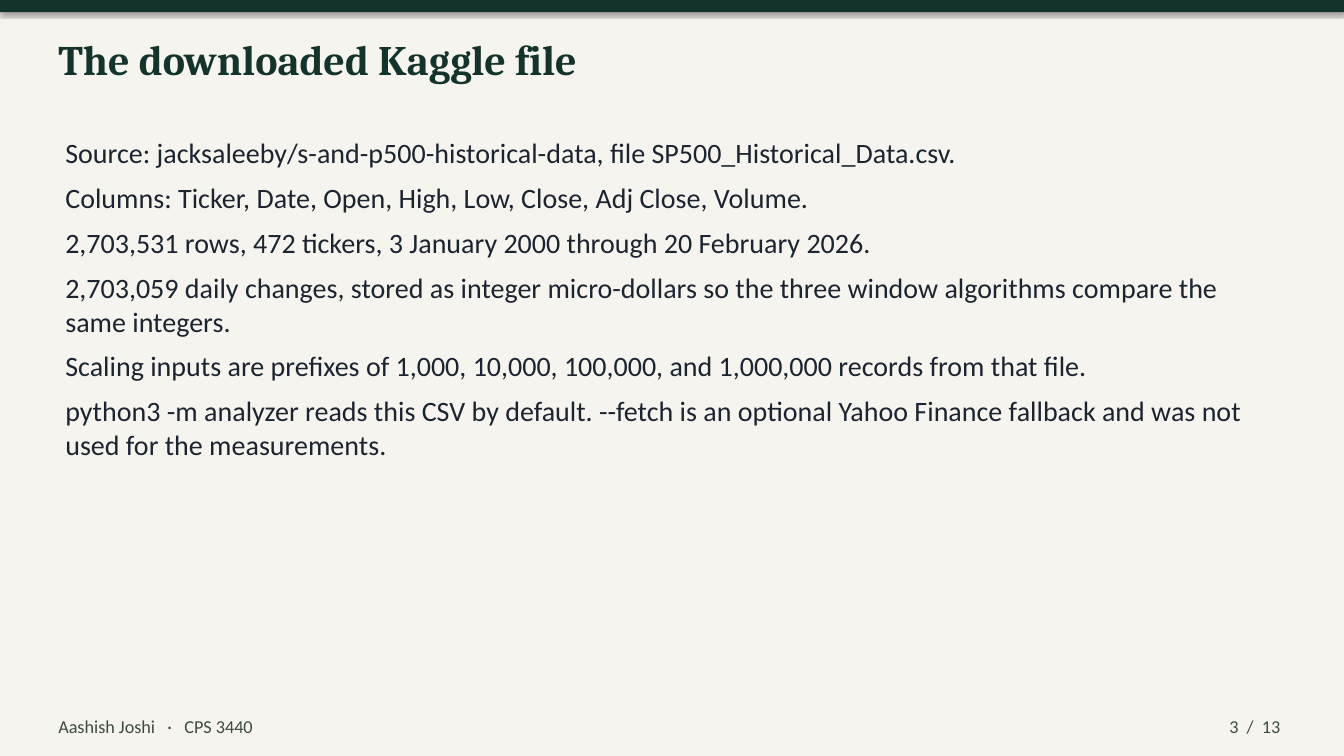
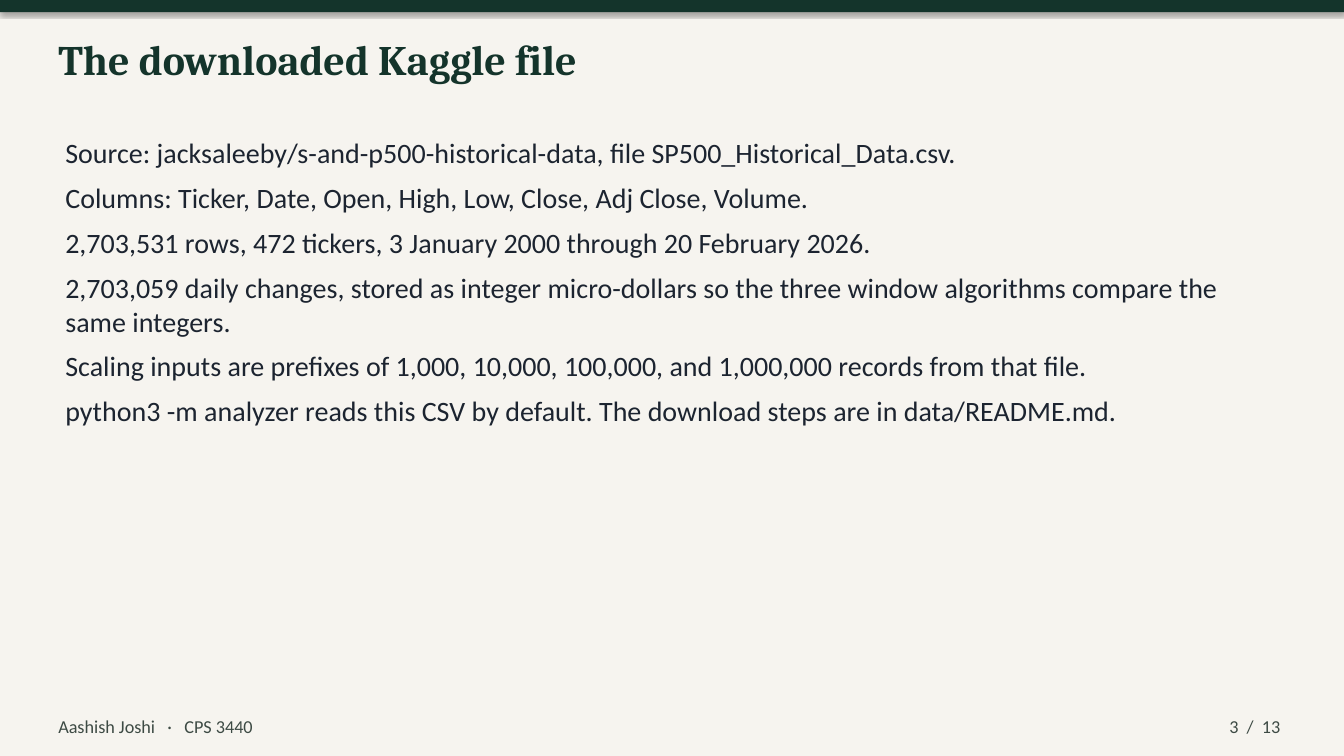
Before and after one commit to aashish000000/CPS3440-Stock-Algorithm-Analyzer, a slide deck: slide 3 of presentation/CPS3440-Stock-Algorithm-Analyzer.pptx. Drawn at 1344x756 pixels with LibreOffice and Linux fonts; fonts in the diff are those of the drawing. Boxes give left, top, right and bottom in pixels: in the first picture for what was removed or moved away, otherwise in the second. Text is boxed around its words. In the diff, an @@ line names an element or a change of style, - is before the commit and + after.

```diff
--- a/presentation/CPS3440-Stock-Algorithm-Analyzer.pptx
+++ b/presentation/CPS3440-Stock-Algorithm-Analyzer.pptx
@@ text at box(65, 401, 1116, 426): text changed @@
-python3 -m analyzer reads this CSV by default. --fetch is an optional Yahoo Finance fallback and was not used for the measurements.
+python3 -m analyzer reads this CSV by default. The download steps are in data/README.md.
```
Also in this commit, not shown: 9 other slides changed, 31 other files.
